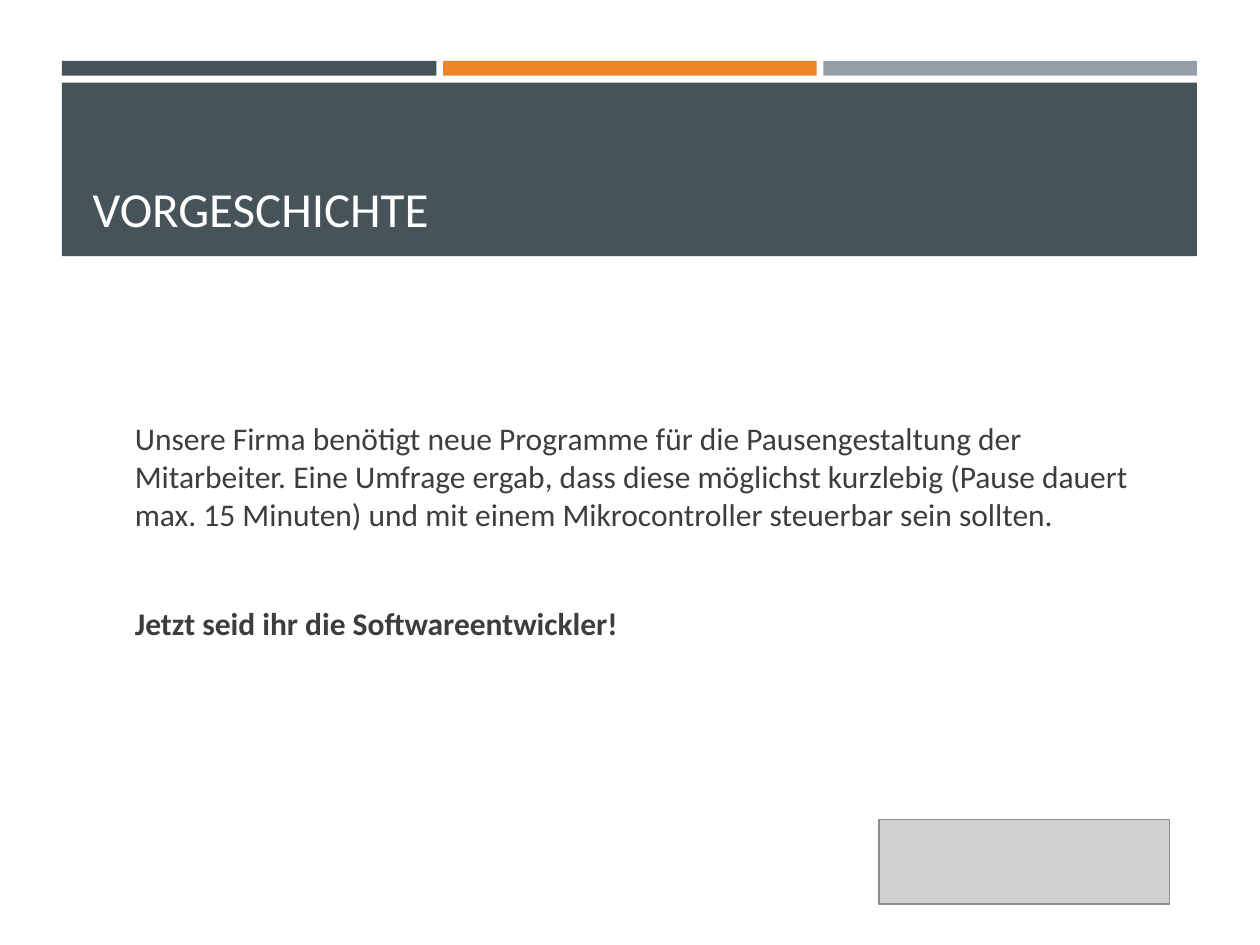
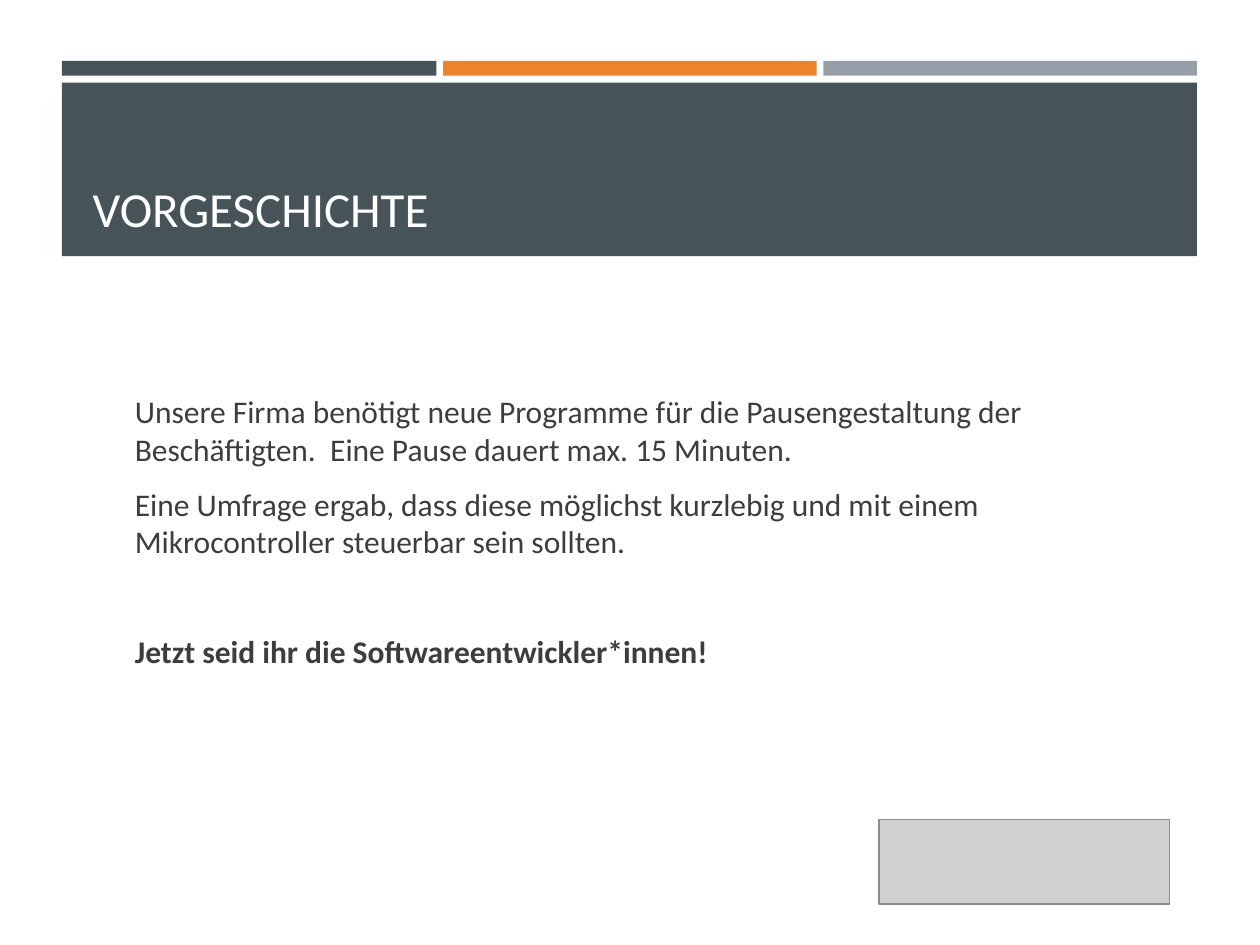
Before and after one commit to idiethelm/IT2School-mirror, a slide deck: slide 2 of 2_Basismodule/B6/B6.3_Programmierauftrag.pptx. Drawn at 1260x945 pixels with LibreOffice and Linux fonts; fonts in the diff are those of the drawing; grey boxes stand for pictures. Boxes give left, top, right and bottom in pixels: in the first picture for what was removed or moved away, otherwise in the second. Text is boxed around its words. In the diff, an @@ line names an element or a change of style, - is before the commit and + after.

```diff
--- a/2_Basismodule/B6/B6.3_Programmierauftrag.pptx
+++ b/2_Basismodule/B6/B6.3_Programmierauftrag.pptx
@@ text at <box>135,401,1021,664</box>: text changed @@
-Unsere Firma benötigt neue Programme für die Pausengestaltung der Mitarbeiter. Eine Umfrage ergab, dass diese möglichst kurzlebig (Pause dauert max. 15 Minuten) und mit einem Mikrocontroller steuerbar sein sollten.
-Jetzt seid ihr die Softwareentwickler!
+Unsere Firma benötigt neue Programme für die Pausengestaltung der Beschäftigten. Eine Pause dauert max. 15 Minuten.
+Eine Umfrage ergab, dass diese möglichst kurzlebig und mit einem Mikrocontroller steuerbar sein sollten.
+Jetzt seid ihr die Softwareentwickler*innen!
```
Also in this commit, not shown: 3 other files.
